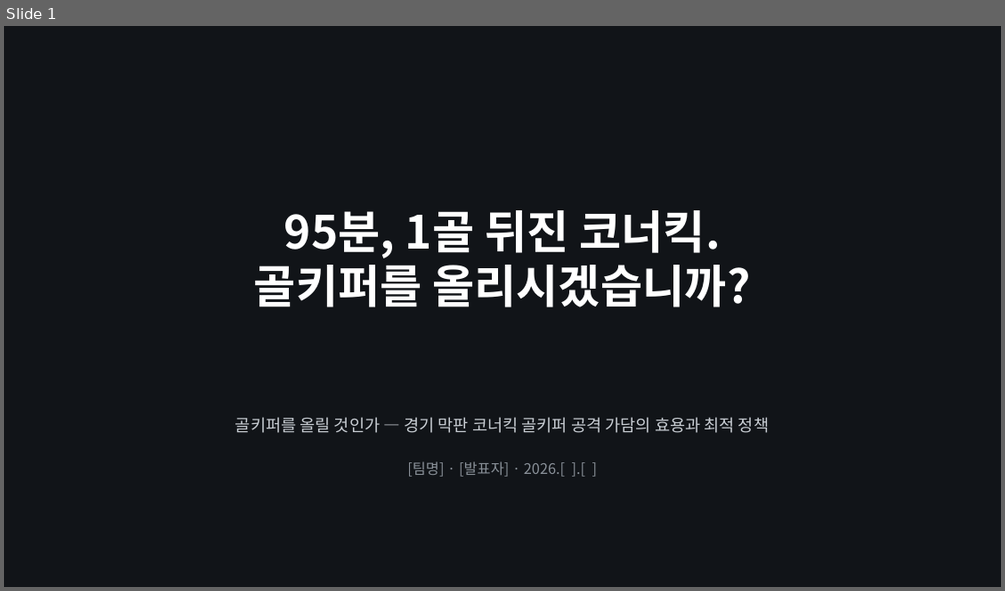
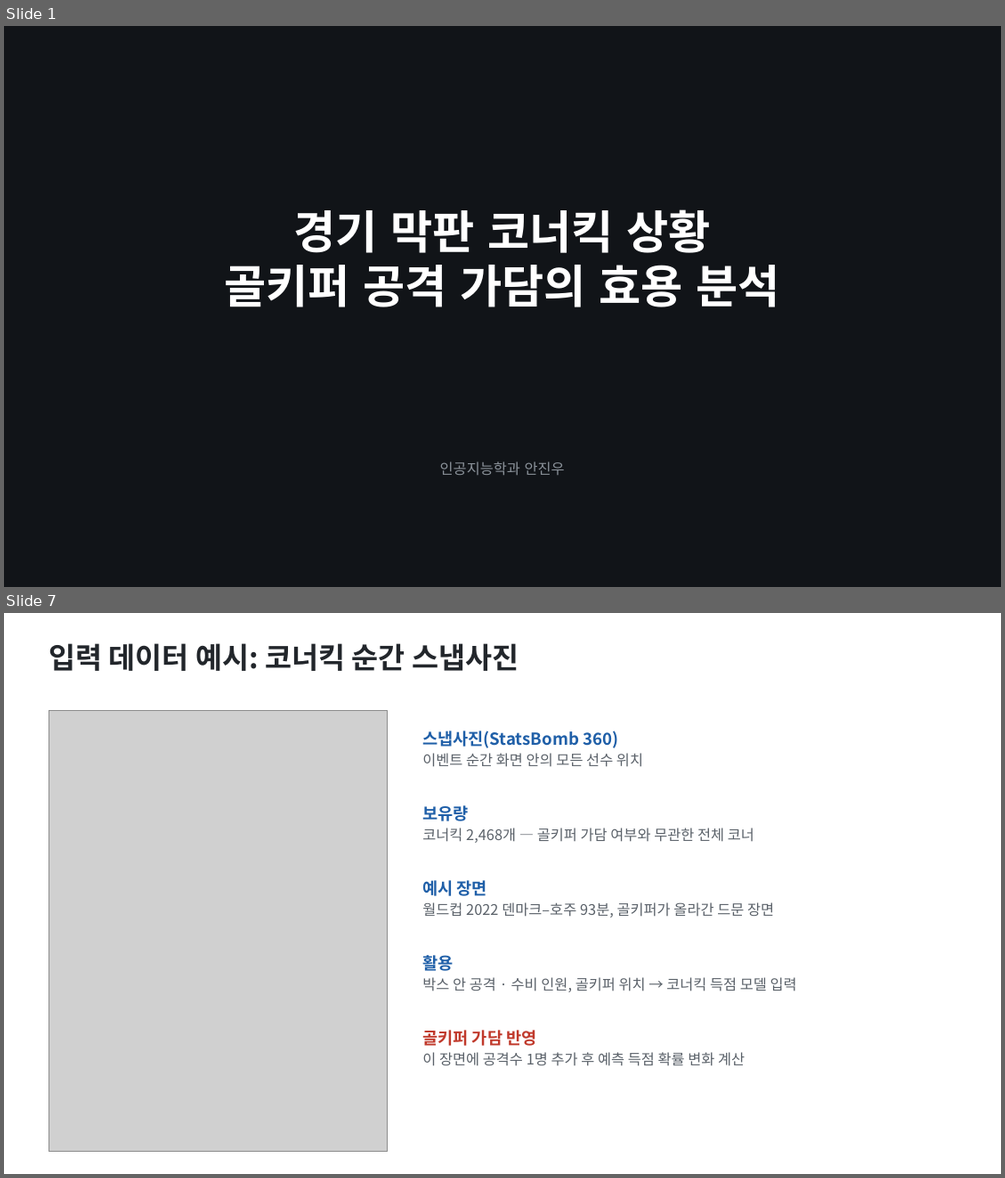
Before and after one commit to JJ1NNU/FootballDataAnalyticsProject, a slide deck: docs/slides/gk_corner_proposal.pptx. Shown one above the other, each under a label of ours: slide 1 before the commit, slides 1 and 7 after it; the slides between them are not shown. The pictures are 1005x591 and 1005x1178 pixels, drawn with LibreOffice and Linux fonts; fonts in the diff are those of the drawing; grey boxes stand for pictures. Boxes give left, top, right and bottom in pixels: in the first picture for what was removed or moved away, otherwise in the second. Text is boxed around its words. In the diff, an @@ line names an element or a change of style, - is before the commit and + after.

```diff
--- a/docs/slides/gk_corner_proposal.pptx
+++ b/docs/slides/gk_corner_proposal.pptx
@@ slide 7 added at <box>4,613,1001,1174</box>, background #FFFFFF @@
@@ text added at <box>48,643,518,671</box>, 28 pt, text #22262B, bold @@
+입력 데이터 예시: 코너킥 순간 스냅사진
@@ picture added at <box>48,710,388,1151</box> @@
@@ text added at <box>422,730,643,767</box>, 16 pt, text #1F5FA8, bold @@
+스냅사진(StatsBomb 360)
+이벤트 순간 화면 안의 모든 선수 위치
@@ text added at <box>422,805,754,843</box>, 14 pt, text #5A6169 @@
+보유량
+코너킥 2,468개 — 골키퍼 가담 여부와 무관한 전체 코너
@@ text added at <box>422,880,774,917</box>, 14 pt, text #5A6169 @@
+예시 장면
+월드컵 2022 덴마크–호주 93분, 골키퍼가 올라간 드문 장면
@@ text added at <box>422,955,797,992</box>, 14 pt, text #5A6169 @@
+활용
+박스 안 공격 · 수비 인원, 골키퍼 위치 → 코너킥 득점 모델 입력
@@ text added at <box>422,1030,744,1066</box>, 14 pt, text #5A6169 @@
+골키퍼 가담 반영
+이 장면에 공격수 1명 추가 후 예측 득점 확률 변화 계산
@@ slide 1 changed as well @@
@@ text at <box>224,209,779,307</box>: text changed @@
-95분, 1골 뒤진 코너킥.
-골키퍼를 올리시겠습니까?
+경기 막판 코너킥 상황
+골키퍼 공격 가담의 효용 분석
@@ text removed at <box>235,417,769,433</box> @@
-골키퍼를 올릴 것인가 — 경기 막판 코너킥 골키퍼 공격 가담의 효용과 최적 정책
@@ text at <box>440,461,565,475</box>: text changed @@
-[팀명] · [발표자] · 2026.[ ].[ ]
+인공지능학과 안진우
```
Also in this commit, not shown: 3 other slides changed, 7 other slides added, 9 slides removed, 3 other files.
